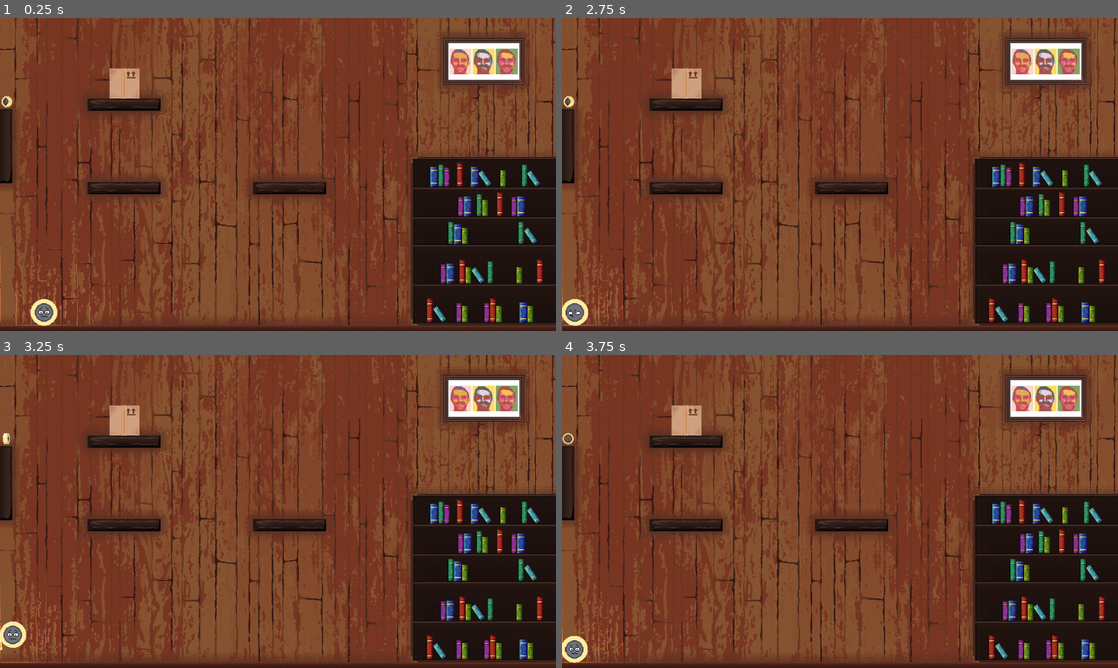
Above: before the commit, frames 1-4 (two rows, left to right).
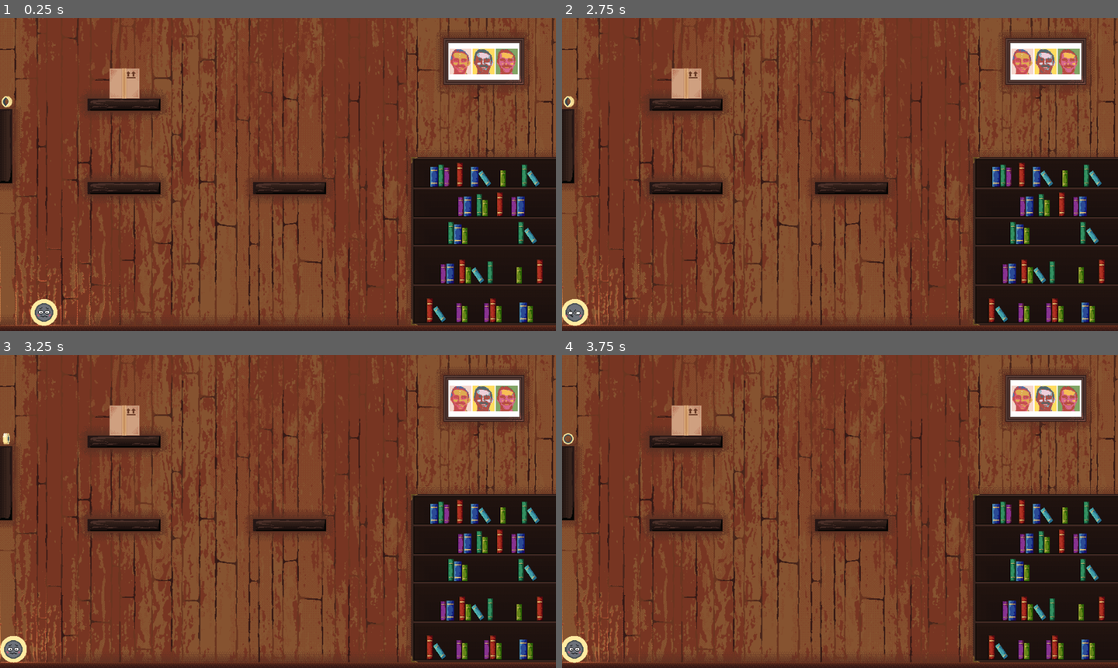
Above: after the commit, the same moments.

Repository: NAERNON/ggj-2026-mask
Game: Godot game, scene res://scenes/main.tscn
Same seed, same stepped clock (60 frames per second), same inputs: the game is played once before the commit and once after it.
Inputs:
- Up to frame 1 (0.25 s): no input
- Up to frame 2 (2.75 s): tap Enter (ui_accept) at 0.5 s; hold R (move_tape_reroll) 0.53-1.28 s; hold W (move_tape_up) 0.53-2.03 s; tap Space (move_tape_jump) at 0.77, 1.52 s; tap G (tape_switch_grip) at 1.35 s; hold A (move_tape_left) from 2.03 s (still down); hold R (move_tape_reroll) from 2.03 s (still down)
- Up to frame 3 (3.25 s): keep holding A (move_tape_left); release R (move_tape_reroll) at 2.78 s; tap G (tape_switch_grip) at 2.85 s; tap Space (move_tape_jump) at 3.02 s
- Up to frame 4 (3.75 s): release A (move_tape_left) at 3.53 s; hold S (move_tape_down) from 3.53 s (still down); hold R (move_tape_reroll) from 3.53 s (still down)

Frames 1-2 are identical in both runs. In frame 3, 0.5% of the frame differs, in the area x 0-17%, y 64-99%; in frame 4, nothing differs.

Commit message:
Small improvement tape physic

Diff:
--- a/scenes/main.gd
+++ b/scenes/main.gd
@@ -194,8 +194,7 @@
 
 func _on_masking_tape_touch_or_leave_wall() -> void:
 	if _current_tape and not masking_tape._is_rerolling :
-		if masking_tape.is_on_wall() :
-			_current_tape.set_point_position(_nb_current_tape_points-1, masking_tape.contact_floor.global_position)
+		_current_tape.set_point_position(_nb_current_tape_points-1, masking_tape.contact_floor.global_position)
 		masking_tape.reroll_target = _current_tape.get_point_position(_nb_current_tape_points-1) - masking_tape.contact_floor.position * masking_tape.scale
 		add_tape_point(masking_tape.contact_floor.global_position)
 
--- a/scenes/main.tscn
+++ b/scenes/main.tscn
@@ -42,7 +42,6 @@
 masking_tape = NodePath("MaskingTape")
 epsilon_tape = 1.0
 epsilon_corner = 2.5
-rubber_width = 0.1
 platforms = NodePath("Platforms")
 restock = NodePath("Restock")
 restock_value = 300.0
